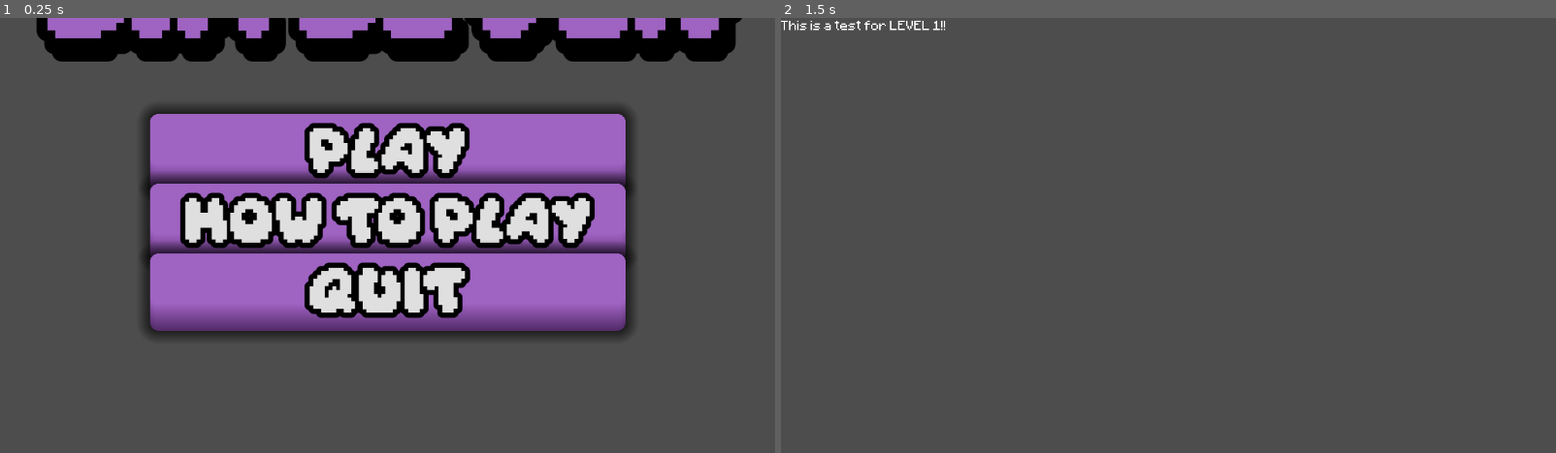
Above: before the commit, frames 1-2 (left to right).
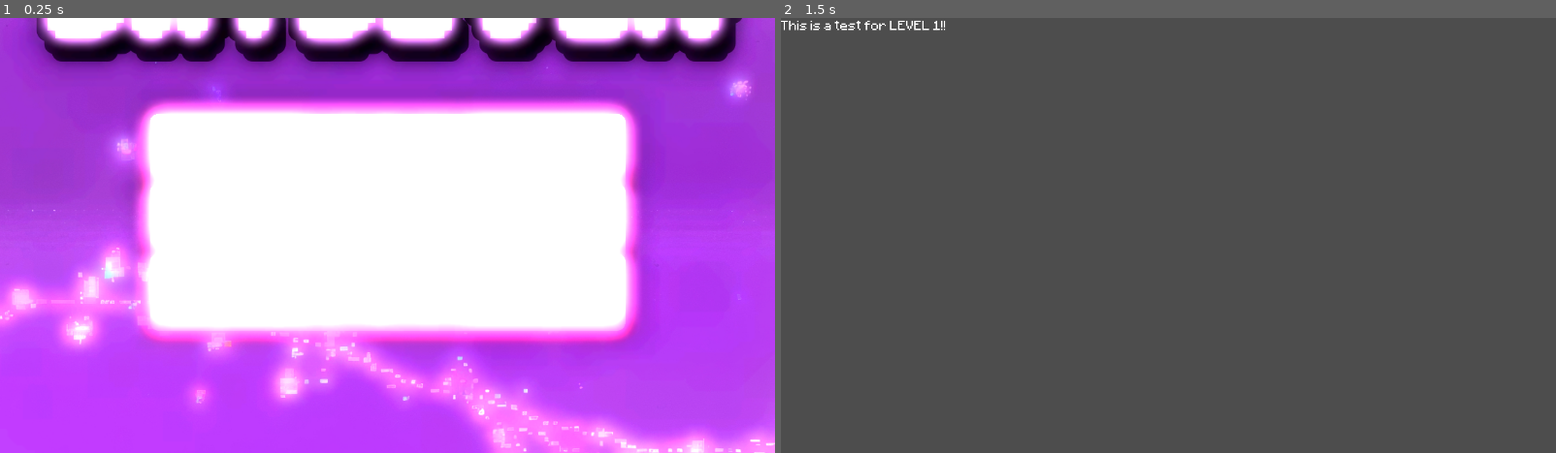
Above: after the commit, the same moments.

Repository: aidenhhh/Six-Seven
Game: Godot game, scene res://menu.tscn
Two runs of this game, one before a commit and one after it. Both use one fixed random seed, a clock stepped at 60 frames per second and the inputs below.
Inputs (mouse positions are in pixels of both pictures, inside the frame that each line leads up to):
- Up to frame 1 (0.25 s): no input
- Up to frame 2 (1.5 s): click "Play" at 0.5 s; tap Enter at 1.25 s; move the mouse to (1339, 213) at 1.27 s

The runs differ from the first frame. In frame 1, 99% of the frame differs, in the area x 0-100%, y 0-100%; in frame 2, nothing differs.

Commit message:
finished main menu

Diff:
--- a/menu.tscn
+++ b/menu.tscn
@@ -1,15 +1,34 @@
-[gd_scene load_steps=6 format=3 uid="uid://ckvijxk07v1li"]
+[gd_scene load_steps=10 format=3 uid="uid://ckvijxk07v1li"]
 
 [ext_resource type="Script" uid="uid://bn7wk61h6gq66" path="res://menu.gd" id="1_lti8b"]
 [ext_resource type="StyleBox" uid="uid://mhgugw4tbco7" path="res://hoverbox2.tres" id="1_mae5d"]
 [ext_resource type="StyleBox" uid="uid://dm7055brktrip" path="res://new_style_box_flat.tres" id="2_ouk20"]
 [ext_resource type="FontFile" uid="uid://b4f0njbu205k4" path="res://Scenes/Daydream.ttf" id="4_4hy44"]
+[ext_resource type="Texture2D" uid="uid://bshh6j4vnpoi4" path="res://Adobe Express - file (1).jpg" id="4_ytr4m"]
 
 [sub_resource type="Theme" id="Theme_ouk20"]
 Button/font_sizes/font_size = 60
 Button/styles/focus = ExtResource("1_mae5d")
 Button/styles/hover = ExtResource("1_mae5d")
 Button/styles/normal = ExtResource("2_ouk20")
+
+[sub_resource type="Environment" id="Environment_ytr4m"]
+background_mode = 3
+glow_enabled = true
+glow_intensity = 5.18
+glow_strength = 0.94
+glow_hdr_threshold = 0.0
+glow_hdr_scale = 1.0
+
+[sub_resource type="Gradient" id="Gradient_ytr4m"]
+offsets = PackedFloat32Array(0, 0.707792)
+colors = PackedColorArray(1, 1, 1, 1, 0, 0, 0, 1)
+
+[sub_resource type="GradientTexture2D" id="GradientTexture2D_l48gv"]
+gradient = SubResource("Gradient_ytr4m")
+fill = 1
+fill_from = Vector2(0.504587, 0.486239)
+fill_to = Vector2(0, 0)
 
 [node name="Menu" type="Control"]
 layout_mode = 3
@@ -22,6 +41,17 @@
 grow_vertical = 2
 theme = SubResource("Theme_ouk20")
 script = ExtResource("1_lti8b")
+
+[node name="TextureRect" type="TextureRect" parent="."]
+texture_filter = 2
+layout_mode = 1
+anchors_preset = 15
+anchor_right = 1.0
+anchor_bottom = 1.0
+grow_horizontal = 2
+grow_vertical = 2
+texture = ExtResource("4_ytr4m")
+stretch_mode = 4
 
 [node name="VBoxContainer" type="VBoxContainer" parent="."]
 layout_mode = 1
@@ -39,6 +69,7 @@
 pivot_offset = Vector2(2.885, 0)
 
 [node name="Play" type="Button" parent="VBoxContainer"]
+self_modulate = Color(3.314, 1, 1, 1)
 layout_mode = 2
 theme_override_colors/font_outline_color = Color(0, 0, 0, 1)
 theme_override_constants/outline_size = 30
@@ -46,6 +77,7 @@
 text = "Play"
 
 [node name="Rules" type="Button" parent="VBoxContainer"]
+self_modulate = Color(3.314, 1, 1, 1)
 layout_mode = 2
 theme_override_colors/font_outline_color = Color(0, 0, 0, 1)
 theme_override_constants/outline_size = 30
@@ -53,6 +85,7 @@
 text = "How to Play"
 
 [node name="Quit" type="Button" parent="VBoxContainer"]
+self_modulate = Color(3.314, 1, 1, 1)
 layout_mode = 2
 theme_override_colors/font_outline_color = Color(0, 0, 0, 1)
 theme_override_constants/outline_size = 30
@@ -60,6 +93,7 @@
 text = "Quit"
 
 [node name="Label" type="Label" parent="."]
+self_modulate = Color(1.1, 1, 1, 1)
 layout_mode = 1
 anchors_preset = 8
 anchor_left = 0.5
@@ -85,6 +119,16 @@
 horizontal_alignment = 1
 vertical_alignment = 1
 
+[node name="WorldEnvironment" type="WorldEnvironment" parent="."]
+environment = SubResource("Environment_ytr4m")
+
+[node name="PointLight2D" type="PointLight2D" parent="."]
+position = Vector2(750, 342)
+scale = Vector2(5.59765, 5.70313)
+color = Color(1, 0.337255, 1, 1)
+energy = 0.39
+texture = SubResource("GradientTexture2D_l48gv")
+
 [connection signal="pressed" from="VBoxContainer/Play" to="." method="_on_play_pressed"]
 [connection signal="pressed" from="VBoxContainer/Rules" to="." method="_on_rules_pressed"]
 [connection signal="pressed" from="VBoxContainer/Quit" to="." method="_on_quit_pressed"]
Not shown, added: 28bfb894-a22d-4a8c-82ee-9c624e261207.jpg.import
Binary file added: Adobe Express - file (1).jpg
Not shown, added: Adobe Express - file (1).jpg.import
Binary file added: Adobe Express - file.jpg
Not shown, added: Adobe Express - file.jpg.import
Not shown, added: 28bfb894-a22d-4a8c-82ee-9c624e261207.jpg
